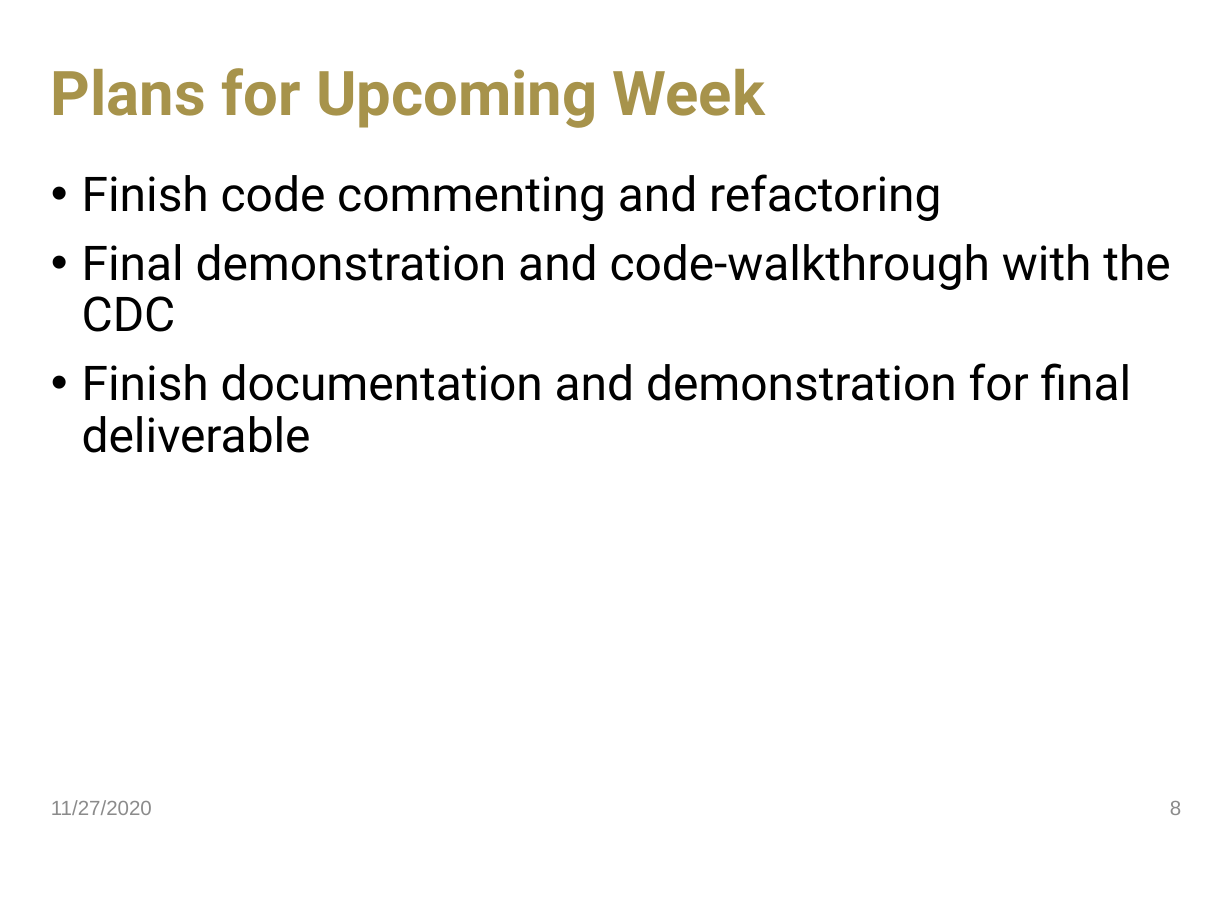
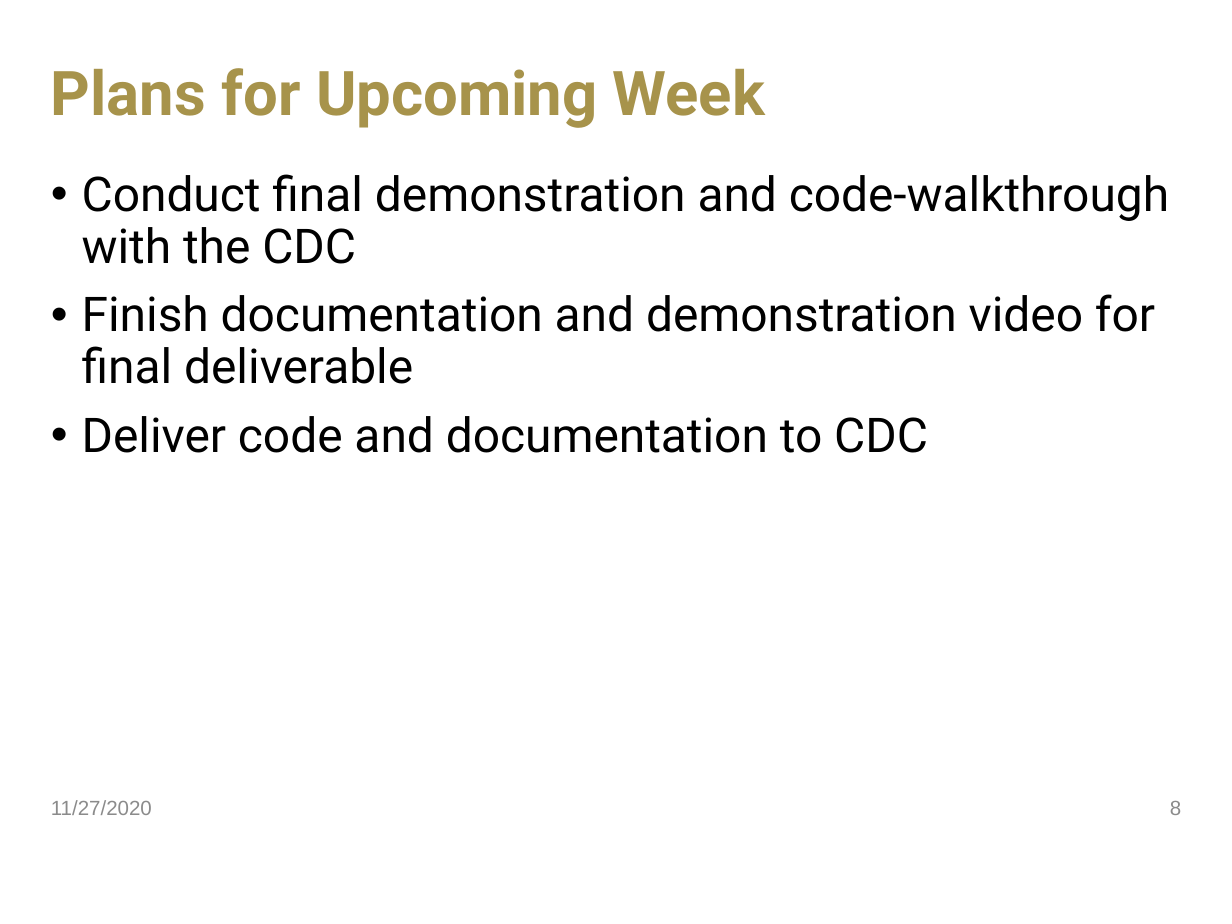
Before and after one commit to jdavis470/National-Firefighter-Registry, a slide deck: slide 8 of collateral/Team 55 Sprint 7.pptx. Drawn at 1232x924 pixels with LibreOffice and Linux fonts; fonts in the diff are those of the drawing; background and template pictures are left out. Boxes give left, top, right and bottom in pixels: in the first picture for what was removed or moved away, otherwise in the second. Text is boxed around its words. In the diff, an @@ line names an element or a change of style, - is before the commit and + after.

```diff
--- a/collateral/Team 55 Sprint 7.pptx
+++ b/collateral/Team 55 Sprint 7.pptx
@@ text at <box>82,174,1169,453</box>: text changed @@
-• Finish code commenting and refactoring
-• Final demonstration and code-walkthrough with the CDC
-• Finish documentation and demonstration for final deliverable
+• Conduct final demonstration and code-walkthrough with the CDC
+• Finish documentation and demonstration video for final deliverable
+• Deliver code and documentation to CDC
```
Also in this commit, not shown: 1 other slide changed, 3 other files.
